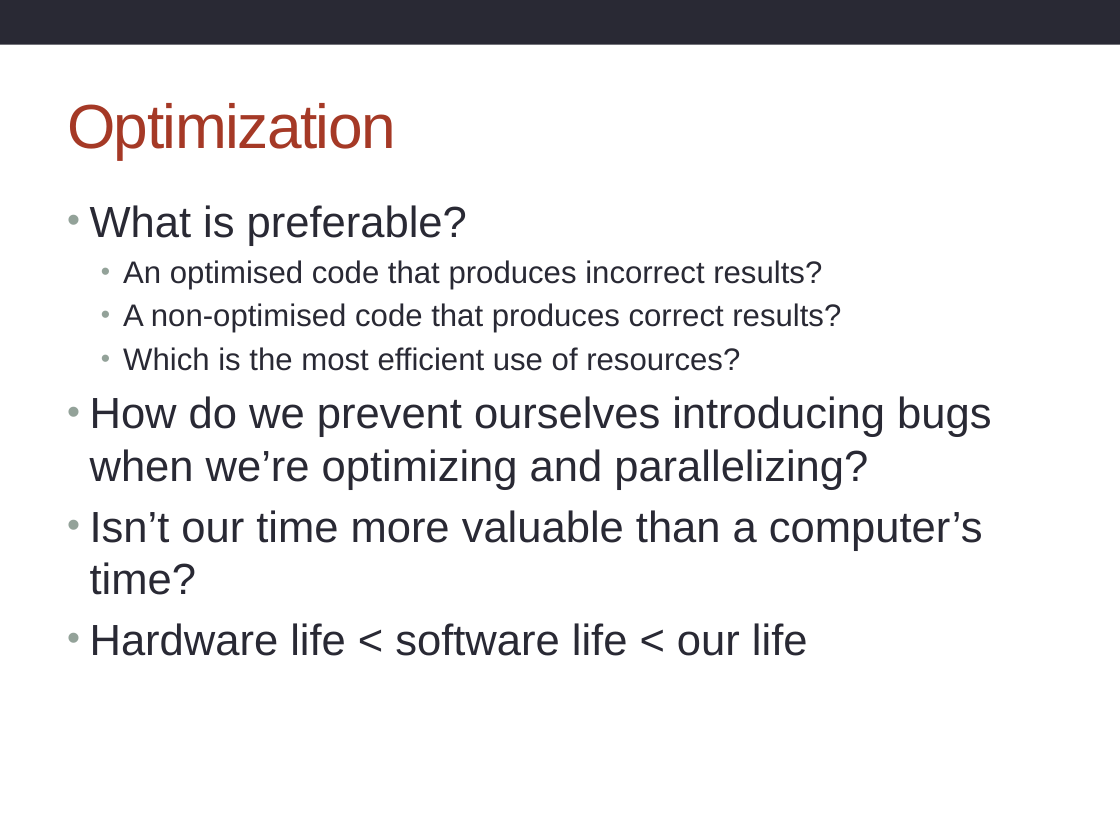
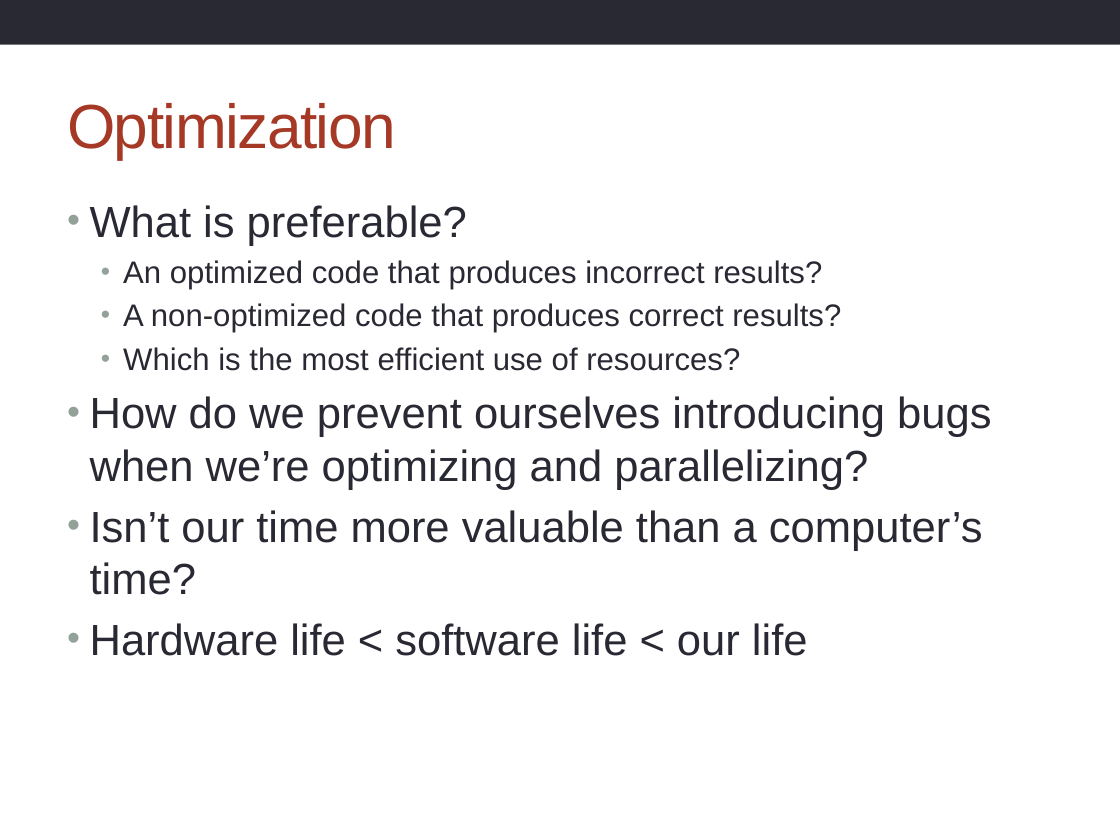
Before and after one commit to supa-uk/2014-12-11-ugsupa, a slide deck: slide 8 of archer/Introduction.pptx. Drawn at 1120x840 pixels with LibreOffice and Linux fonts; fonts in the diff are those of the drawing; background and template pictures are left out. Boxes give left, top, right and bottom in pixels: in the first picture for what was removed or moved away, otherwise in the second. Text is boxed around its words. In the diff, an @@ line names an element or a change of style, - is before the commit and + after.

```diff
--- a/archer/Introduction.pptx
+++ b/archer/Introduction.pptx
@@ text at <box>123,260,841,333</box>: text changed @@
-  • An optimised code that produces incorrect results?
-  • A non-optimised code that produces correct results?
+  • An optimized code that produces incorrect results?
+  • A non-optimized code that produces correct results?
```
Also in this commit, not shown: 3 other slides changed, 2 slides added, 3 slides removed, 1 other file.
